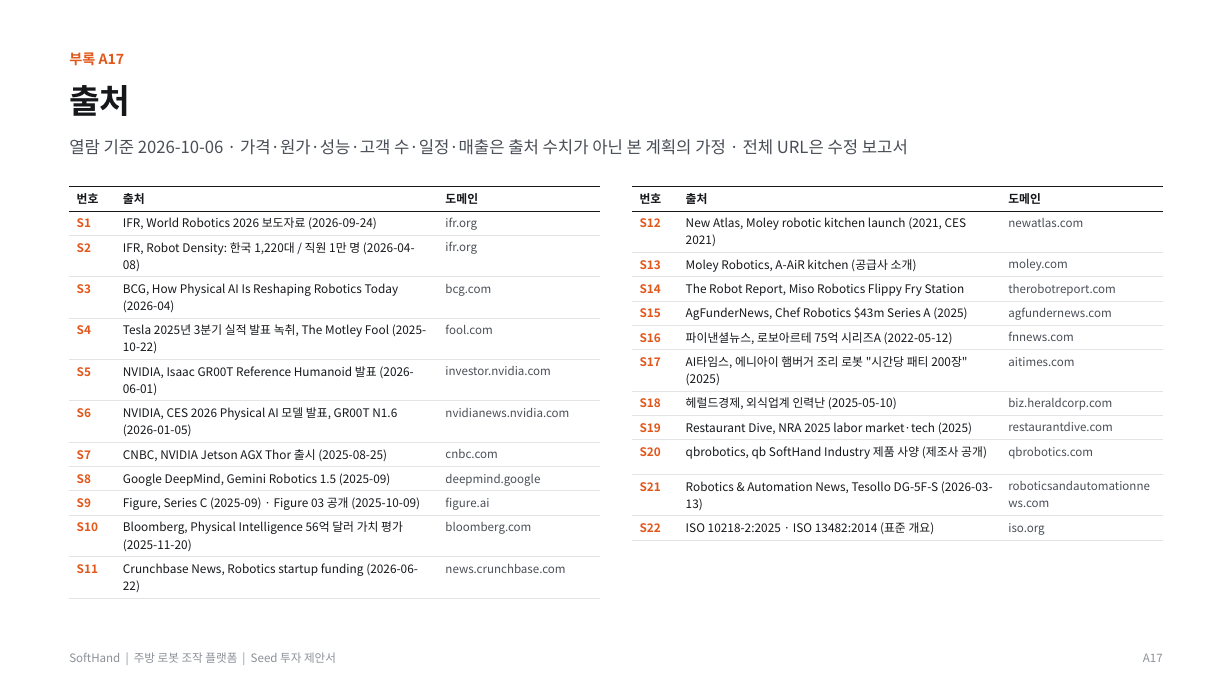
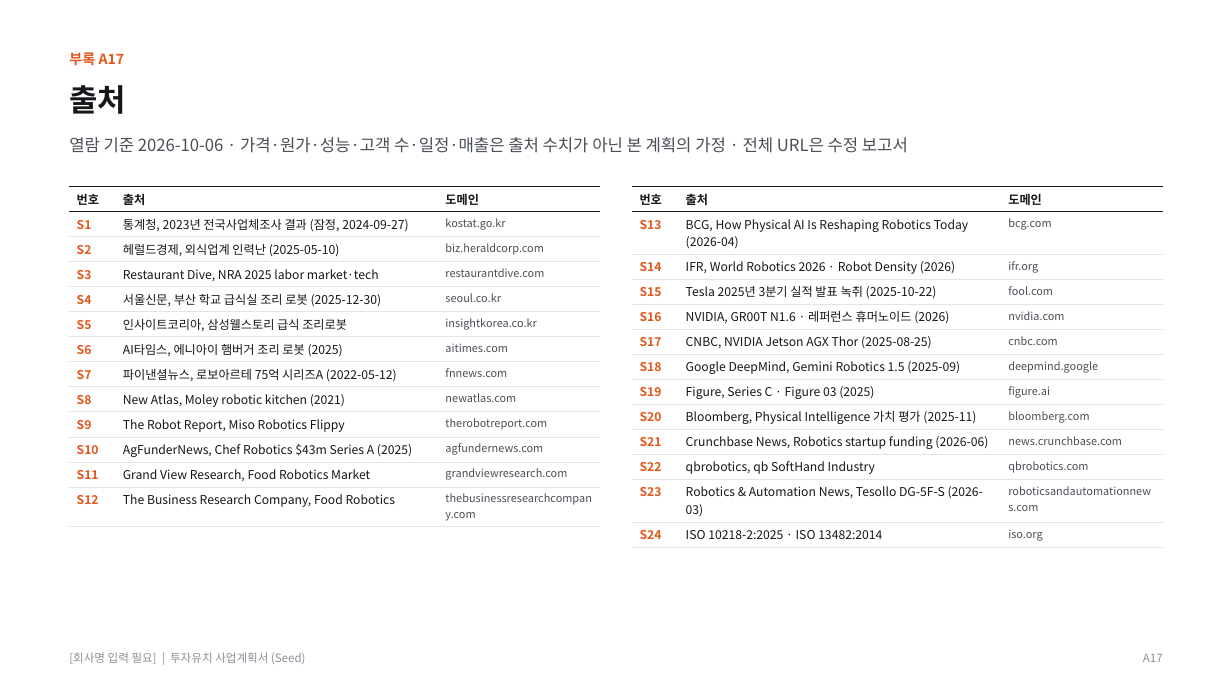
Before and after one commit to kimdonghyun2789-hash/D, a slide deck: slide 32 of SoftHand_Founding_Seed_IR_Deck_Final.pptx. Drawn at 1232x693 pixels with LibreOffice and Linux fonts; fonts in the diff are those of the drawing. Boxes give left, top, right and bottom in pixels: in the first picture for what was removed or moved away, otherwise in the second. Text is boxed around its words. In the diff, an @@ line names an element or a change of style, - is before the commit and + after.

```diff
--- a/SoftHand_Founding_Seed_IR_Deck_Final.pptx
+++ b/SoftHand_Founding_Seed_IR_Deck_Final.pptx
@@ text "출처" at (x1=69, y1=85, x2=126, y2=114): size 26 to 24 pt @@
@@ table at (x1=69, y1=187, x2=600, y2=526) @@
-row 2: S1 | IFR, World Robotics 2026 보도자료 (2026-09-24) | ifr.org
-row 3: S2 | IFR, Robot Density: 한국 1,220대 / 직원 1만 명 (2026-04-08) | ifr.org
-row 4: S3 | BCG, How Physical AI Is Reshaping Robotics Today (2026-04) | bcg.com
-row 5: S4 | Tesla 2025년 3분기 실적 발표 녹취, The Motley Fool (2025-10-22) | fool.com
-row 6: S5 | NVIDIA, Isaac GR00T Reference Humanoid 발표 (2026-06-01) | investor.nvidia.com
-row 7: S6 | NVIDIA, CES 2026 Physical AI 모델 발표, GR00T N1.6 (2026-01-05) | nvidianews.nvidia.com
-row 8: S7 | CNBC, NVIDIA Jetson AGX Thor 출시 (2025-08-25) | cnbc.com
-row 9: S8 | Google DeepMind, Gemini Robotics 1.5 (2025-09) | deepmind.google
-row 10: S9 | Figure, Series C (2025-09) · Figure 03 공개 (2025-10-09) | figure.ai
-row 11: S10 | Bloomberg, Physical Intelligence 56억 달러 가치 평가 (2025-11-20) | bloomberg.com
-row 12: S11 | Crunchbase News, Robotics startup funding (2026-06-22) | news.crunchbase.com
+row 2: S1 | 통계청, 2023년 전국사업체조사 결과 (잠정, 2024-09-27) | kostat.go.kr
+row 3: S2 | 헤럴드경제, 외식업계 인력난 (2025-05-10) | biz.heraldcorp.com
+row 4: S3 | Restaurant Dive, NRA 2025 labor market·tech | restaurantdive.com
+row 5: S4 | 서울신문, 부산 학교 급식실 조리 로봇 (2025-12-30) | seoul.co.kr
+row 6: S5 | 인사이트코리아, 삼성웰스토리 급식 조리로봇 | insightkorea.co.kr
+row 7: S6 | AI타임스, 에니아이 햄버거 조리 로봇 (2025) | aitimes.com
+row 8: S7 | 파이낸셜뉴스, 로보아르테 75억 시리즈A (2022-05-12) | fnnews.com
+row 9: S8 | New Atlas, Moley robotic kitchen (2021) | newatlas.com
+row 10: S9 | The Robot Report, Miso Robotics Flippy | therobotreport.com
+row 11: S10 | AgFunderNews, Chef Robotics $43m Series A (2025) | agfundernews.com
+row 12: S11 | Grand View Research, Food Robotics Market | grandviewresearch.com
+row 13: S12 | The Business Research Company, Food Robotics | thebusinessresearchcompany.com
@@ table at (x1=632, y1=187, x2=1163, y2=548) @@
-row 2: S12 | New Atlas, Moley robotic kitchen launch (2021, CES 2021) | newatlas.com
-row 3: S13 | Moley Robotics, A-AiR kitchen (공급사 소개) | moley.com
-row 4: S14 | The Robot Report, Miso Robotics Flippy Fry Station | therobotreport.com
-row 5: S15 | AgFunderNews, Chef Robotics $43m Series A (2025) | agfundernews.com
-row 6: S16 | 파이낸셜뉴스, 로보아르테 75억 시리즈A (2022-05-12) | fnnews.com
-row 7: S17 | AI타임스, 에니아이 햄버거 조리 로봇 "시간당 패티 200장" (2025) | aitimes.com
-row 8: S18 | 헤럴드경제, 외식업계 인력난 (2025-05-10) | biz.heraldcorp.com
-row 9: S19 | Restaurant Dive, NRA 2025 labor market·tech (2025) | restaurantdive.com
-row 10: S20 | qbrobotics, qb SoftHand Industry 제품 사양 (제조사 공개) | qbrobotics.com
-row 11: S21 | Robotics & Automation News, Tesollo DG-5F-S (2026-03-13) | roboticsandautomationnews.com
-row 12: S22 | ISO 10218-2:2025 · ISO 13482:2014 (표준 개요) | iso.org
+row 2: S13 | BCG, How Physical AI Is Reshaping Robotics Today (2026-04) | bcg.com
+row 3: S14 | IFR, World Robotics 2026 · Robot Density (2026) | ifr.org
+row 4: S15 | Tesla 2025년 3분기 실적 발표 녹취 (2025-10-22) | fool.com
+row 5: S16 | NVIDIA, GR00T N1.6 · 레퍼런스 휴머노이드 (2026) | nvidia.com
+row 6: S17 | CNBC, NVIDIA Jetson AGX Thor (2025-08-25) | cnbc.com
+row 7: S18 | Google DeepMind, Gemini Robotics 1.5 (2025-09) | deepmind.google
+row 8: S19 | Figure, Series C · Figure 03 (2025) | figure.ai
+row 9: S20 | Bloomberg, Physical Intelligence 가치 평가 (2025-11) | bloomberg.com
+row 10: S21 | Crunchbase News, Robotics startup funding (2026-06) | news.crunchbase.com
+row 11: S22 | qbrobotics, qb SoftHand Industry | qbrobotics.com
+row 12: S23 | Robotics & Automation News, Tesollo DG-5F-S (2026-03) | roboticsandautomationnews.com
+row 13: S24 | ISO 10218-2:2025 · ISO 13482:2014 | iso.org
@@ text at (x1=69, y1=652, x2=306, y2=664): text changed @@
-SoftHand | 주방 로봇 조작 플랫폼 | Seed 투자 제안서
+[회사명 입력 필요] | 투자유치 사업계획서 (Seed)
```
Also in this commit, not shown: 17 other slides changed, 14 slides added, 14 slides removed, 10 other files.
